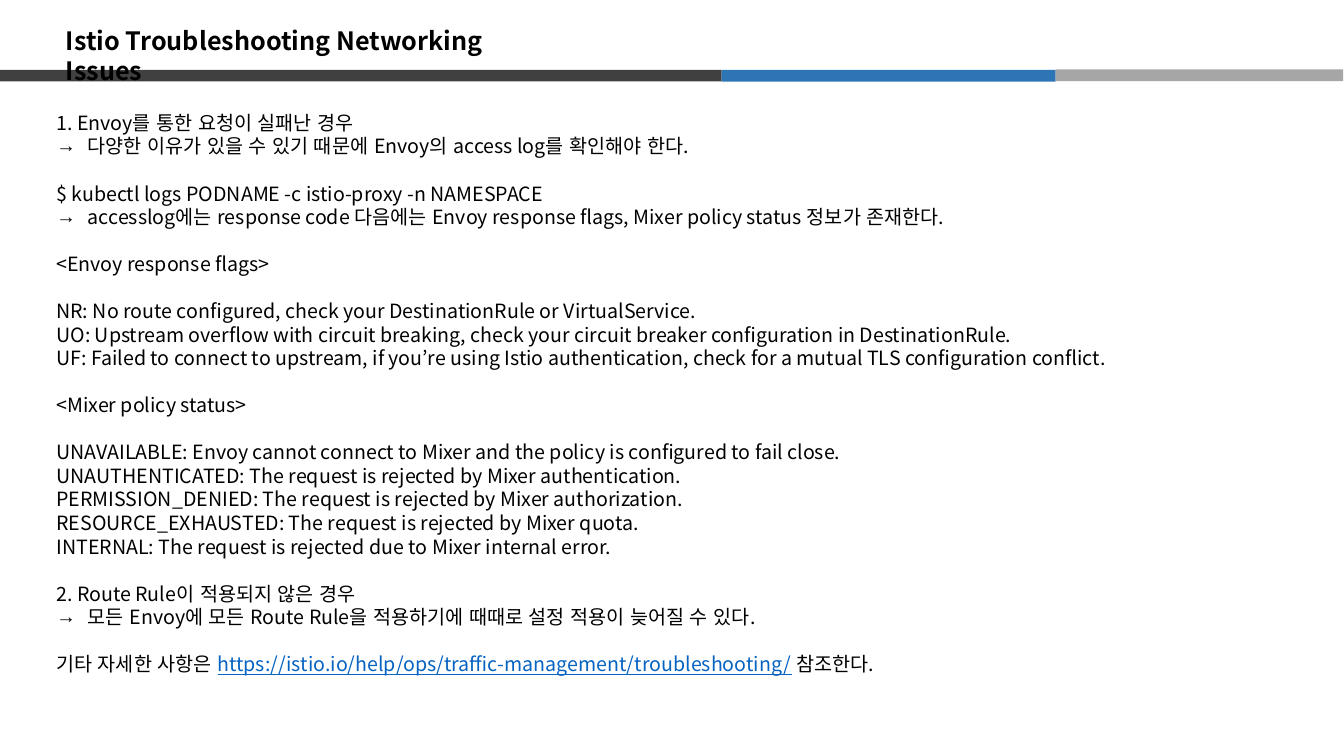
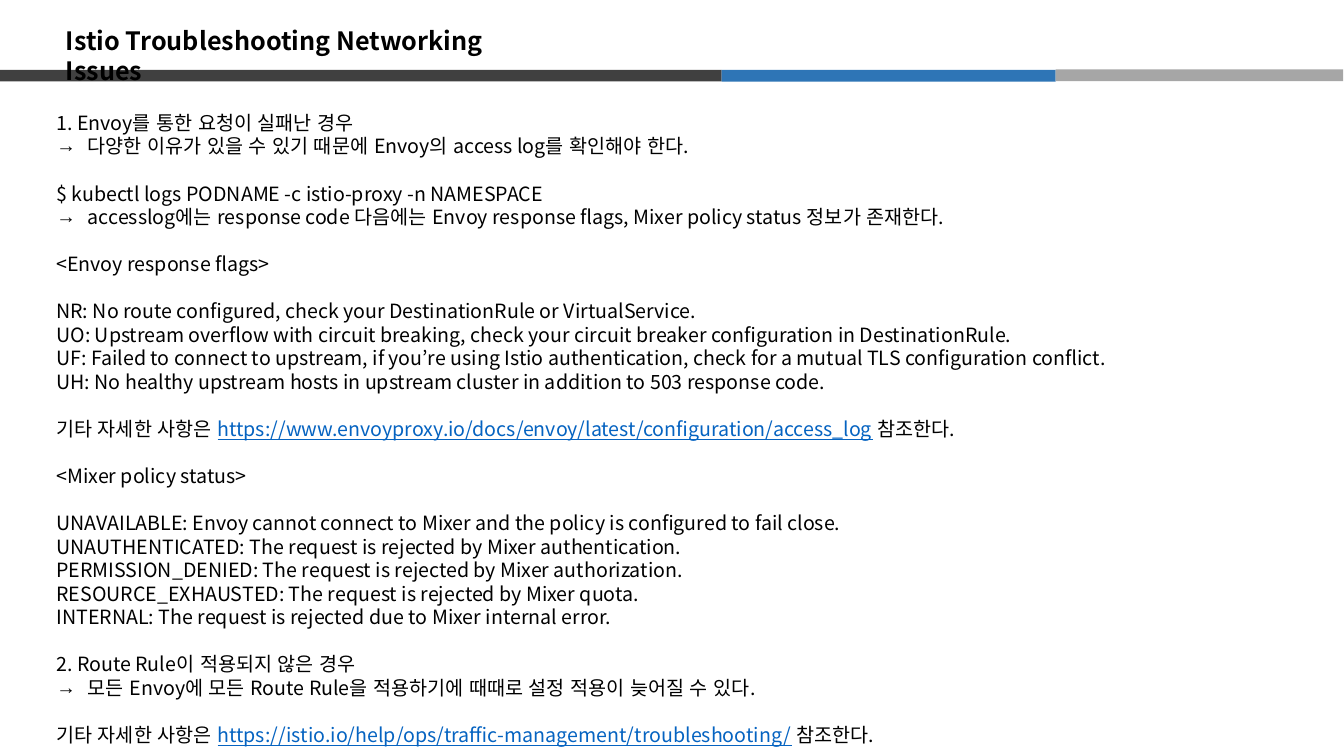
Before and after one commit to hkkkkq/fjfffffdsfdasfdsafdsafjfffffdsfdasfdsafdsafjfffffdsfdasfdsafdsafjfffffdsfdasfdsafdsa, a slide deck: slide 14 of deliverables/13. Tech Support/istio/Istio 솔루션 소개.pptx. Drawn at 1344x756 pixels with LibreOffice and Linux fonts; fonts in the diff are those of the drawing. Boxes give left, top, right and bottom in pixels: in the first picture for what was removed or moved away, otherwise in the second. Text is boxed around its words. In the diff, an @@ line names an element or a change of style, - is before the commit and + after.

Commit message:
herasoo commit by hp

```diff
--- a/deliverables/13. Tech Support/istio/Istio 솔루션 소개.pptx
+++ b/deliverables/13. Tech Support/istio/Istio 솔루션 소개.pptx
@@ text at <box>56,369,955,441</box>: paragraphs added @@
+UH: No healthy upstream hosts in upstream cluster in addition to 503 response code.
+기타 자세한 사항은 https://www.envoyproxy.io/docs/envoy/latest/configuration/access_log 참조한다.
```
